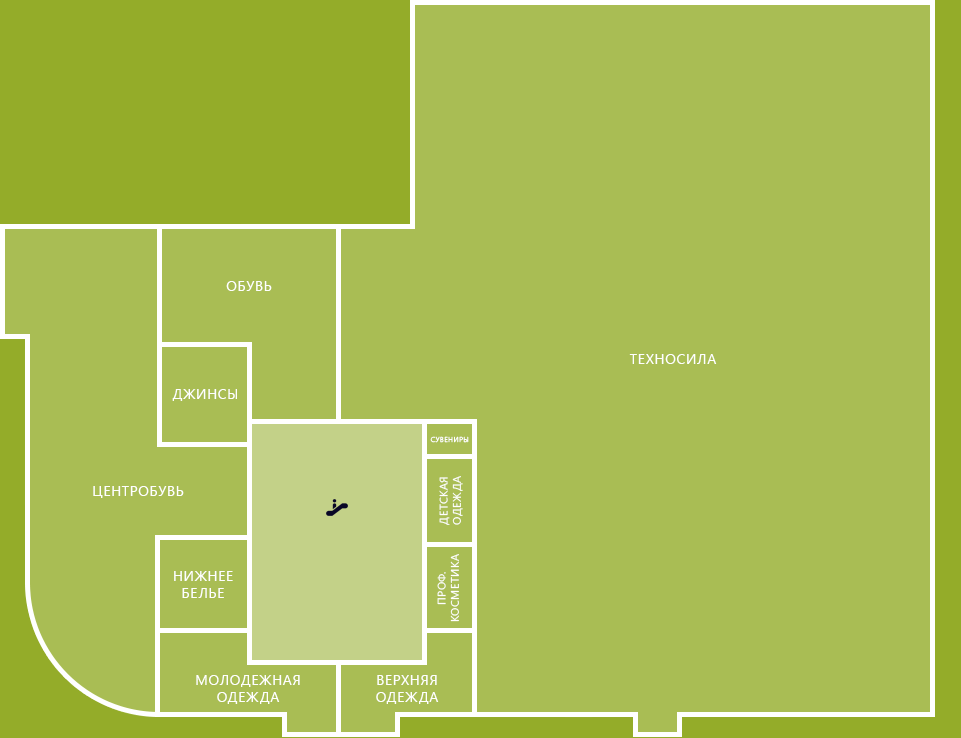
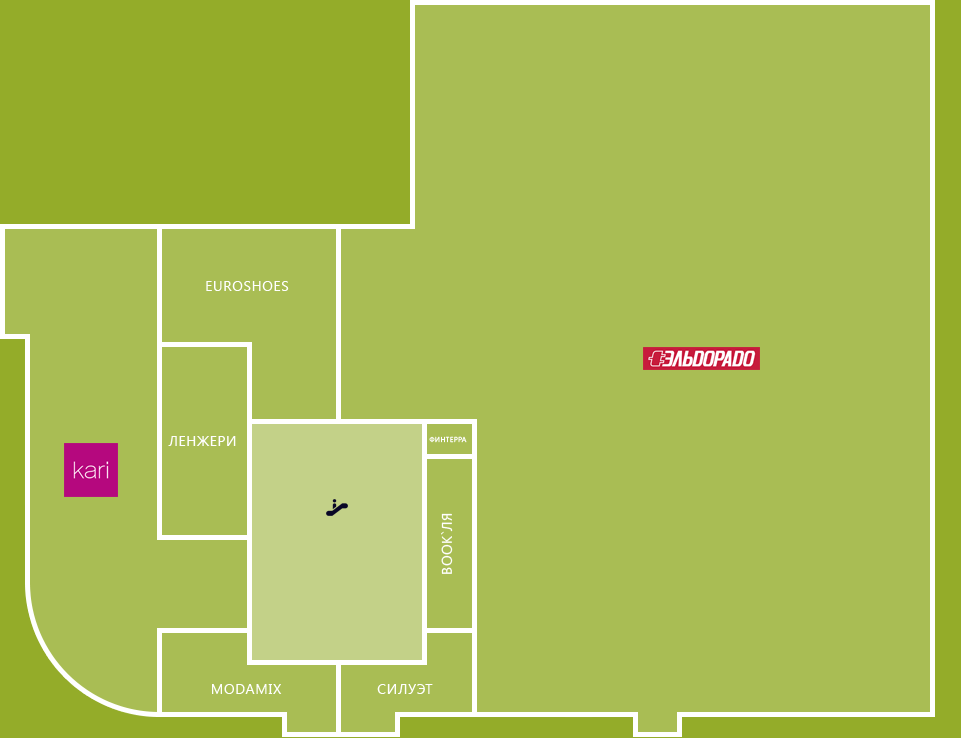
Revision of a layered 961 × 738 image; what changed, layer by layer:
removed group "названия" (in "karta11_панорма 2этаж") (10 layers) from group "karta11_панорма 2этаж" over (93, 281, 717, 704)
removed layer "Центробувь" from group "названия" over (93, 486, 184, 498)
removed layer "Техносила" from group "названия" over (629, 354, 717, 364)
removed layer "Молодежная одежда" from group "названия" over (196, 675, 300, 704)
removed layer "Верхняя одежда" from group "названия" over (376, 675, 439, 704)
removed layer "Сувениры" from group "названия" over (430, 436, 469, 443)
removed layer "Нижнее белье" from group "названия" over (174, 571, 233, 598)
removed layer "Детская одежда" from group "названия" over (439, 476, 463, 525)
removed layer "Проф. косметика" from group "названия" over (437, 554, 459, 622)
removed layer "Джинсы" from group "названия" over (172, 389, 237, 401)
removed layer "Обувь" from group "названия" over (226, 281, 272, 291)
added layer "названия" (in "karta11_панорма 2этаж") in group "karta11_панорма 2этаж" over (64, 281, 760, 694)
painted on "контуры" over (155, 442, 472, 717)
